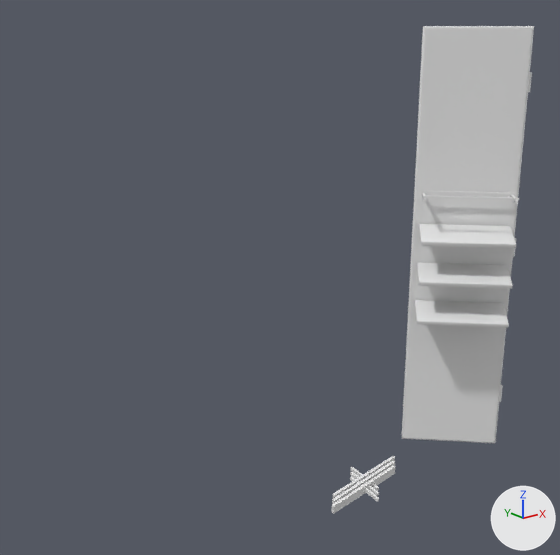
What one commit did to the FBX model MultiTravelValizChallenge/Assets/MultiTravel/Art/Models/Environment/wardrobe-door-left.fbx.
Before and after are seen from a 50 mm lens placed at (-2.4, -2.34, 2.16), pointed at (-0.5, 0.04, 1.21). The lights are fixed; the arrows at lower right show +X, +Y and +Z. The first picture is the older version. Where no turn or scale is listed for an object, it has been applied to the vertices.

Names of what the first picture shows: 'wardrobe-door-left'.
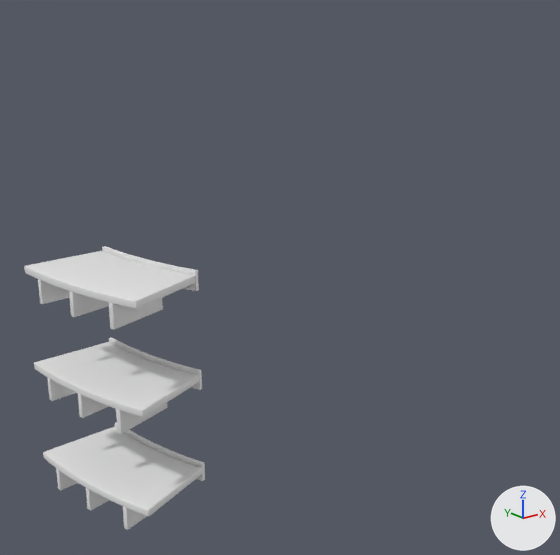
Boxes [x1, y1, x2, y2] around the edits, measured in the pictures (560 x 555 px; the box of a moved part takes in the faces that stretch with it):
'wardrobe-door-left', reshaped (10% narrower, 42% shorter)
    before: [332, 26, 534, 514]
    after: [24, 246, 205, 530]
part 1 of me_wardrobe_door_left, moved or reshaped
    before: [415, 300, 509, 328]
    after: [123, 507, 147, 530]
part 2 of me_wardrobe_door_left, moved or reshaped
    before: [417, 263, 513, 289]
    after: [86, 488, 109, 511]
part 3 of me_wardrobe_door_left, moved or reshaped
    before: [419, 224, 516, 248]
    after: [56, 469, 77, 491]
part 4 of me_wardrobe_door_left, added
    after: [116, 403, 167, 434]
part 5 of me_wardrobe_door_left, added
    after: [78, 394, 109, 418]
part 6 of me_wardrobe_door_left, added
    after: [47, 378, 76, 401]
part 7 of me_wardrobe_door_left, added
    after: [109, 298, 163, 330]
part 8 of me_wardrobe_door_left, added
    after: [69, 291, 109, 317]
part 9 of me_wardrobe_door_left, added
    after: [38, 279, 69, 304]
part 10 of me_wardrobe_door_left, deleted
    before: [332, 26, 534, 514]
part 11 of me_wardrobe_door_left, added
    after: [24, 246, 205, 517]

Diff of the bpy script that builds the scene:
```diff
--- a/MultiTravelValizChallenge/Assets/MultiTravel/Art/Models/Environment/wardrobe-door-left.fbx.py
+++ b/MultiTravelValizChallenge/Assets/MultiTravel/Art/Models/Environment/wardrobe-door-left.fbx.py
@@ me_wardrobe_door_left @@
-me_wardrobe_door_left.from_pydata(...)  # 656 vertices, 610 faces; spans x -0.09..0.86, y -0.28..0.29, z -0.14..2.2
+me_wardrobe_door_left.from_pydata(...)  # 2856 vertices, 2454 faces; spans x -1.59..-1.22, y -0.58..-0.06, z 0.75..1.5
+# me_wardrobe_door_left part 1: the loose piece of 96 vertices spanning x 0.35..0.8, y -0.28..0.17, z 0.81..0.87 is multiplied about its middle by the matrix ((0.669, 0.655, 0.199), (0.192, 0.235, 0.064), (-0.605, -0.605, 4.026)), then moved by (-2.0, -0.41, -0.05), in mat_chrome_dark (white #e7e7e7)
+# me_wardrobe_door_left part 2: the loose piece of 96 vertices spanning x 0.35..0.8, y -0.28..0.17, z 1.01..1.07 is multiplied about its middle by the matrix ((0.685, 0.676, 0.205), (0.122, 0.165, 0.043), (-0.605, -0.605, 4.026)), then moved by (-2.04, -0.25, -0.25), in mat_chrome_dark (white #e7e7e7)
+# me_wardrobe_door_left part 3: the loose piece of 96 vertices spanning x 0.35..0.8, y -0.28..0.17, z 1.21..1.27 is multiplied about its middle by the matrix ((0.694, 0.689, 0.208), (0.049, 0.094, 0.021), (-0.605, -0.605, 4.026)), then moved by (-2.06, -0.1, -0.45), in mat_chrome_dark (white #e7e7e7)
+# me_wardrobe_door_left part 4: the loose piece of 96 vertices spanning x 0.35..0.8, y -0.28..0.17, z 1.01..1.07 is copied, and the copy is multiplied about its middle by the matrix ((0.669, 0.655, 0.199), (0.192, 0.235, 0.064), (-0.605, -0.605, 4.026)), then moved by (-2.0, -0.41, 0.07), in mat_chrome_dark (white #e7e7e7); it spans x -1.51..-1.32, y -0.5..-0.42, z 1.07..1.15
+# me_wardrobe_door_left part 5: the loose piece of 96 vertices spanning x 0.35..0.8, y -0.28..0.17, z 1.01..1.07 is copied, and the copy is multiplied about its middle by the matrix ((0.685, 0.676, 0.205), (0.122, 0.165, 0.043), (-0.605, -0.605, 4.026)), then moved by (-2.04, -0.25, 0.07), in mat_chrome_dark (white #e7e7e7); it spans x -1.56..-1.36, y -0.34..-0.28, z 1.07..1.15
+# me_wardrobe_door_left part 6: the loose piece of 96 vertices spanning x 0.35..0.8, y -0.28..0.17, z 1.01..1.07 is copied, and the copy is multiplied about its middle by the matrix ((0.694, 0.689, 0.208), (0.049, 0.094, 0.021), (-0.605, -0.605, 4.026)), then moved by (-2.06, -0.1, 0.07), in mat_chrome_dark (white #e7e7e7); it spans x -1.58..-1.38, y -0.17..-0.14, z 1.07..1.15
+# me_wardrobe_door_left part 7: the loose piece of 96 vertices spanning x 0.35..0.8, y -0.28..0.17, z 1.21..1.27 is copied, and the copy is multiplied about its middle by the matrix ((0.669, 0.655, 0.199), (0.192, 0.235, 0.064), (-0.605, -0.605, 4.026)), then moved by (-2.0, -0.41, 0.19), in mat_chrome_dark (white #e7e7e7); it spans x -1.51..-1.32, y -0.5..-0.42, z 1.39..1.47
+# me_wardrobe_door_left part 8: the loose piece of 96 vertices spanning x 0.35..0.8, y -0.28..0.17, z 1.21..1.27 is copied, and the copy is multiplied about its middle by the matrix ((0.685, 0.676, 0.205), (0.122, 0.165, 0.043), (-0.605, -0.605, 4.026)), then moved by (-2.04, -0.25, 0.19), in mat_chrome_dark (white #e7e7e7); it spans x -1.56..-1.36, y -0.34..-0.28, z 1.39..1.47
+# me_wardrobe_door_left part 9: the loose piece of 96 vertices spanning x 0.35..0.8, y -0.28..0.17, z 1.21..1.27 is copied, and the copy is multiplied about its middle by the matrix ((0.694, 0.689, 0.208), (0.049, 0.094, 0.021), (-0.605, -0.605, 4.026)), then moved by (-2.06, -0.1, 0.19), in mat_chrome_dark (white #e7e7e7); it spans x -1.58..-1.38, y -0.17..-0.14, z 1.39..1.47
+# me_wardrobe_door_left part 10: 18 loose pieces with 368 vertices, spanning x -0.09..0.86, y -0.25..0.29, z -0.14..2.2, are deleted
+# me_wardrobe_door_left part 11: 1992 vertices added at x -1.59..-1.22, y -0.58..-0.06, z 0.8..1.5
 me_wardrobe_door_left.materials.append(mat_lacquer_white)
@@ me_wardrobe_door_left @@
 me_wardrobe_door_left.materials.append(mat_brass)
-me_wardrobe_door_left.materials.append(mat_chrome)  # white #e7e7e7
```
